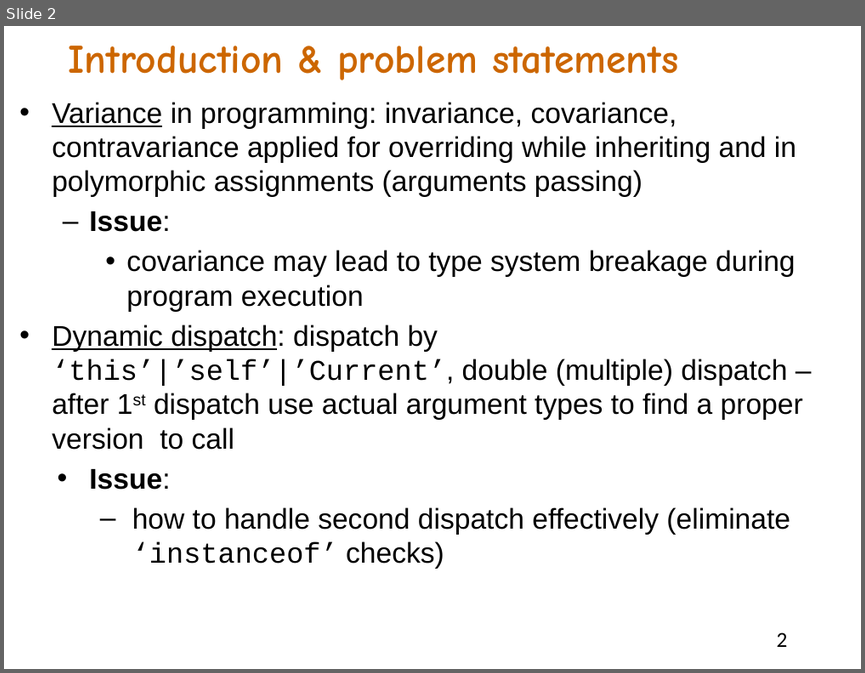
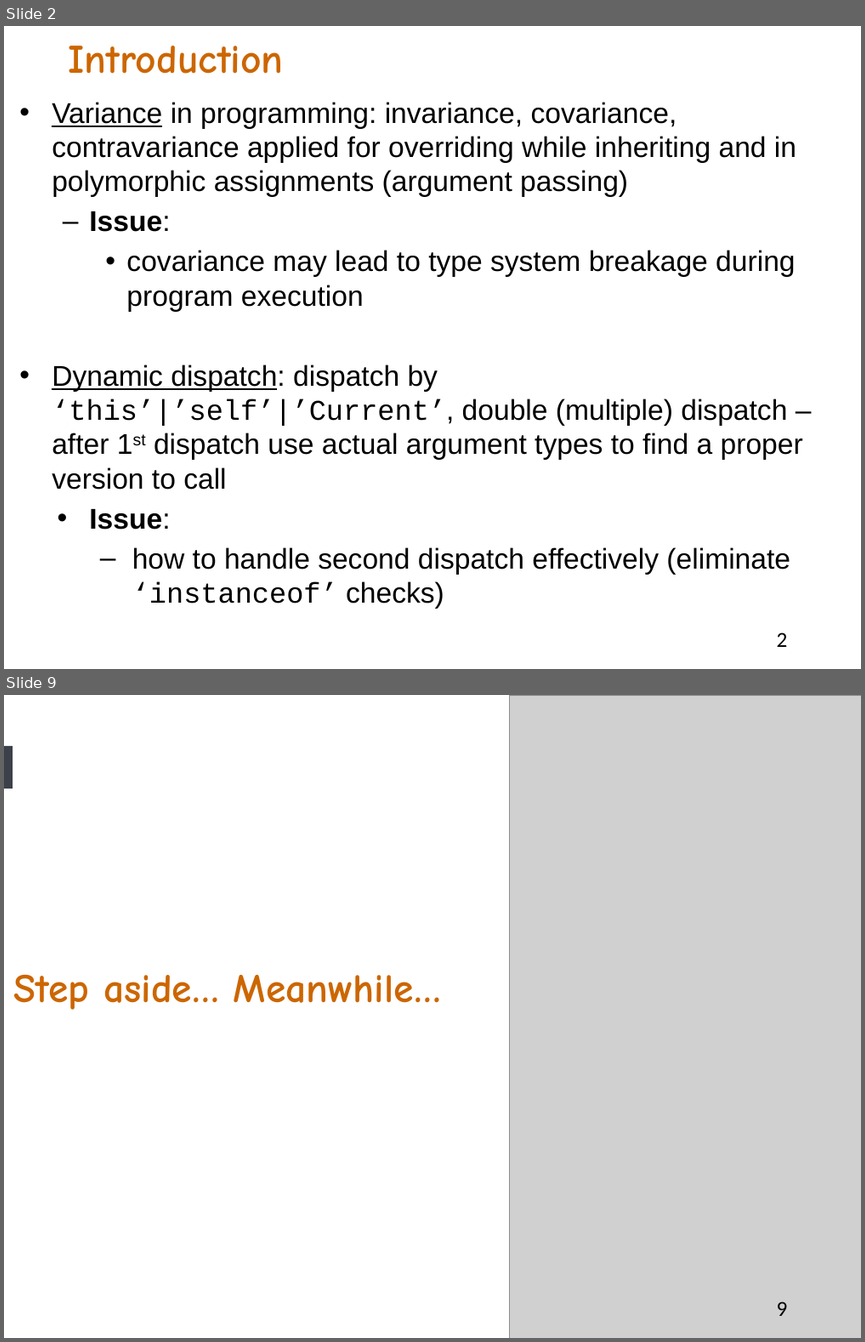
Before and after one commit to akanatov/SLang-, a slide deck: Docs/Multiple overriding or OOP approach to double dispatch.pptx. Shown one above the other, each under a label of ours: slide 2 before the commit, slides 2 and 9 after it; the slides between them are not shown. The pictures are 865x673 and 865x1342 pixels, drawn with LibreOffice and Linux fonts; fonts in the diff are those of the drawing; grey boxes stand for pictures. Boxes give left, top, right and bottom in pixels: in the first picture for what was removed or moved away, otherwise in the second. Text is boxed around its words. In the diff, an @@ line names an element or a change of style, - is before the commit and + after.

Commit message:
Slides about type-safe covariance

```diff
--- a/Docs/Multiple overriding or OOP approach to double dispatch.pptx
+++ b/Docs/Multiple overriding or OOP approach to double dispatch.pptx
@@ slide 9 added at (4, 695, 861, 1338), background #FFFFFF @@
@@ picture added at (510, 696, 861, 1338) @@
@@ rectangle added at (4, 745, 12, 789), fill #3C4049 @@
@@ text added at (14, 975, 441, 1009), 34 pt, text #CC6600, bold @@
+Step aside… Meanwhile…
@@ page number added at (777, 1301, 788, 1315), 18 pt, text #000000 @@
+9
@@ slide 2 changed as well @@
@@ text at (69, 46, 284, 74): text changed @@
-Introduction & problem statements
+Introduction
@@ text at (52, 102, 796, 197): text changed @@
-• Variance in programming: invariance, covariance, contravariance applied for overriding while inheriting and in polymorphic assignments (arguments passing)
+• Variance in programming: invariance, covariance, contravariance applied for overriding while inheriting and in polymorphic assignments (argument passing)
```
Also in this commit, not shown: 4 other slides changed, 13 other slides added, 3 slides removed.
